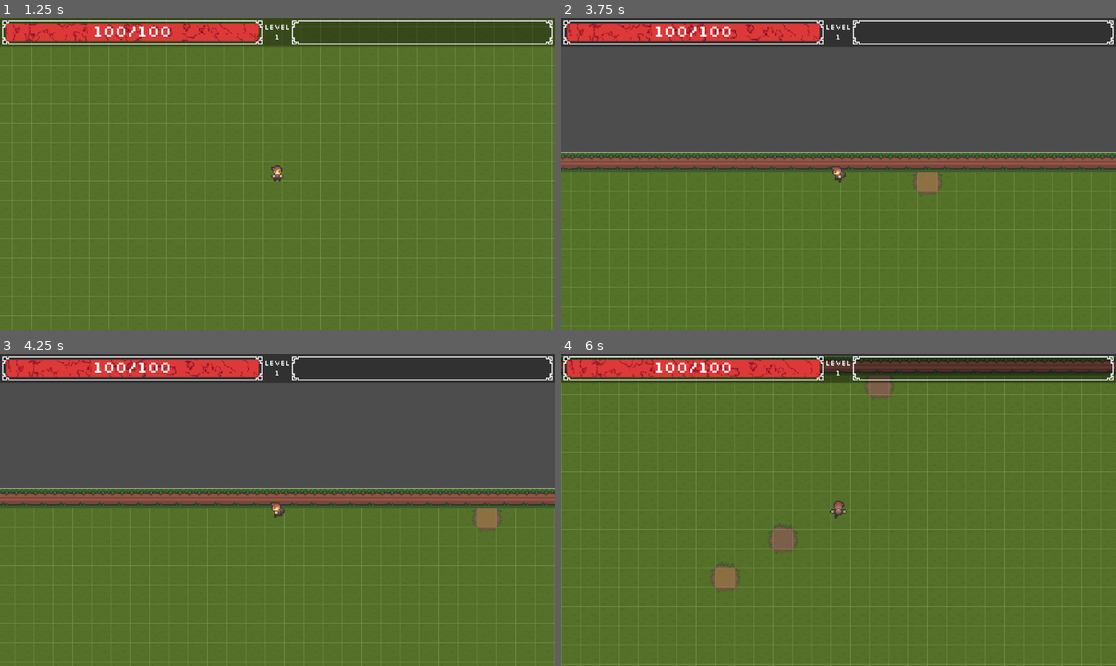
Above: before the commit, frames 1-4 (two rows, left to right).
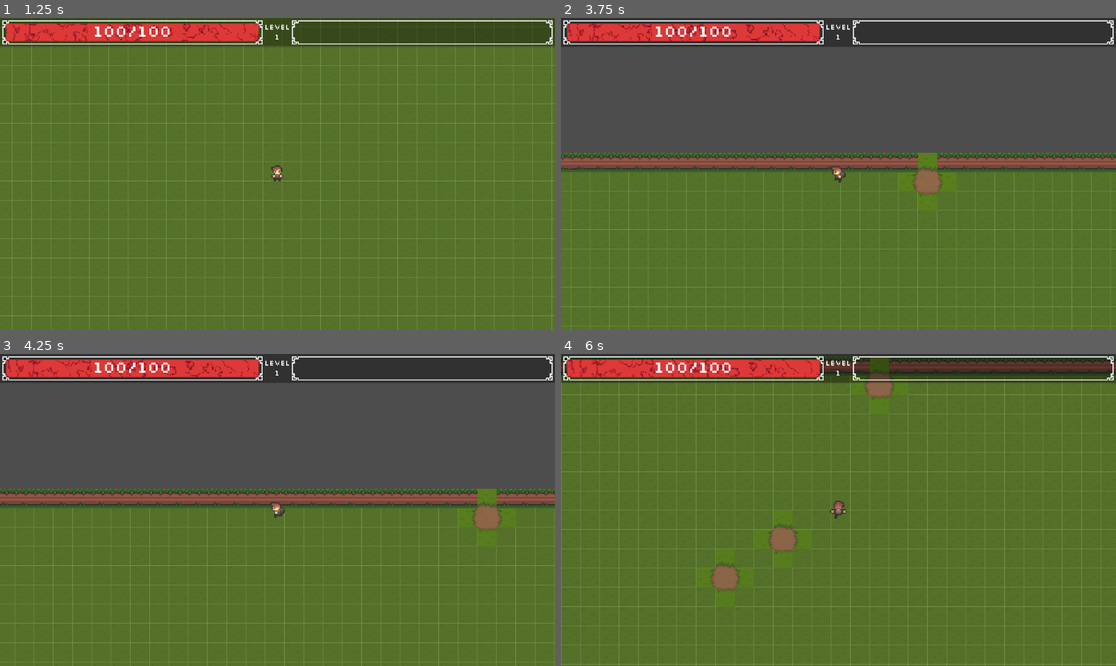
Above: after the commit, the same moments.

Repository: AlexFlasch/survivor-farm
Game: Godot game, scene res://scenes/levels/MainMenu.tscn
Same seed, same stepped clock (60 frames per second), same inputs: the game is played once before the commit and once after it.
Inputs (mouse positions are in pixels of both pictures, inside the frame that each line leads up to):
- Up to frame 1 (1.25 s): click "Play" at 0.5 s
- Up to frame 2 (3.75 s): tap Enter at 1.25 s; move the mouse to (810, 236) at 1.27 s; hold W (move_up) 1.28-2.78 s; click (810, 236) at 1.42 s; move the mouse to (1005, 220) at 2.02 s; click (1005, 220) at 2.17 s; move the mouse to (672, 127) at 2.77 s; hold A (move_left) from 2.78 s (still down); click (672, 127) at 2.92 s; move the mouse to (866, 174) at 3.52 s; click (866, 174) at 3.67 s
- Up to frame 3 (4.25 s): keep holding A (move_left)
- Up to frame 4 (6 s): move the mouse to (755, 432) at 4.27 s; release A (move_left) at 4.28 s; hold S (move_down) 4.28-5.03 s; click (755, 432) at 4.42 s; move the mouse to (960, 494) at 5.02 s; hold D (move_right) 5.03-5.78 s; click (960, 494) at 5.17 s; move the mouse to (727, 525) at 5.77 s; hold W (move_up) from 5.78 s (still down); click (727, 525) at 5.92 s

Frame 1 is identical in both runs. In frame 2, 0.4% of the frame differs, in the area x 0-100%, y 42-62%; in frame 3, 0.4%; in frame 4, 0.5%, in the area x 0-100%, y 0-82%.

Commit message:
refactor: migrate tilling/planting logic

Diff:
--- a/scenes/levels/World.tscn
+++ b/scenes/levels/World.tscn
@@ -6,6 +6,7 @@
 [ext_resource type="Script" uid="uid://xfp6xjuqjvec" path="res://scenes/levels/day_night_cycle.gd" id="3_efo0y"]
 [ext_resource type="Script" uid="uid://dv6q8k1pyovv6" path="res://scenes/levels/borders.gd" id="3_ombib"]
 [ext_resource type="PackedScene" uid="uid://b0imqsniiwk8a" path="res://scenes/utilities/enemy_spawner.tscn" id="4_ps7a7"]
+[ext_resource type="Script" uid="uid://dn04j3u3l38wy" path="res://scenes/levels/soil.gd" id="4_xrdug"]
 [ext_resource type="Script" uid="uid://b4p8bgmd8wo27" path="res://scripts/EnemyData.gd" id="5_ku22y"]
 [ext_resource type="PackedScene" uid="uid://dmirppl86plxh" path="res://scenes/entities/Enemies/Zombie/Zombie.tscn" id="6_1mg1y"]
 [ext_resource type="PackedScene" uid="uid://dkrttbpcxtagk" path="res://scenes/levels/pause_menu.tscn" id="7_1mg1y"]
@@ -43,6 +44,10 @@
 tile_set = ExtResource("1_v31nu")
 script = ExtResource("3_ombib")
 
+[node name="Soil" type="TileMapLayer" parent="."]
+tile_set = ExtResource("1_v31nu")
+script = ExtResource("4_xrdug")
+
 [node name="Player" parent="." instance=ExtResource("2_sgwbd")]
 position = Vector2(572, 298)
 
--- a/scenes/levels/ground.gd
+++ b/scenes/levels/ground.gd
@@ -1,60 +1,9 @@
 extends TileMapLayer
 
 @export var grid_color : Color = Color(1, 1, 1, 1)
-@export var hover_color: Color = Color(1, 1, 0, 0.5)
-@export var hover_invalid_color: Color = Color(1, 0, 0, 0.5) # Red color for invalid placement
-@export var terrain_set_id : int = 0
-@export var terrain_id     : int = 0
 
 @onready var grid_spacing : int = get_tile_set().get_tile_size().x
-var hovered_cell: Vector2i = Vector2i(-1, -1)
-
-# Dictionary mapping cell coordinates to the terrain (set, id) you placed there
-var placed_cells: Dictionary = {}
-# Dictionary mapping cell coordinates to the plant instance
-var planted_cells: Dictionary = {}
 var borders_layer: TileMapLayer = null
-
-func _input(event: InputEvent) -> void:
-	if event is InputEventMouseMotion:
-		var local_mouse_pos: Vector2 = get_local_mouse_position()
-		hovered_cell.x = int(local_mouse_pos.x / grid_spacing)
-		hovered_cell.y = int(local_mouse_pos.y / grid_spacing)
-
-	if event is InputEventMouseButton and event.button_index == MOUSE_BUTTON_LEFT and event.pressed:
-		if hovered_cell.x >= 0 and hovered_cell.y >= 0:
-			if is_not_border(hovered_cell):
-				# If cell is already tilled, try to plant
-				if placed_cells.has(hovered_cell):
-					if not planted_cells.has(hovered_cell):
-						var selected_plant_key = GameManager.selected_plant
-						if GameManager.plant_scenes.has(selected_plant_key):
-							var plant_scene = GameManager.plant_scenes[selected_plant_key]
-							var plant = plant_scene.instantiate()
-							var cell_center = map_to_local(hovered_cell) + Vector2(grid_spacing, grid_spacing) * 0.5
-							plant.position = cell_center
-							plant.z_index = 0
-							get_parent().add_child(plant)
-							planted_cells[hovered_cell] = plant
-						else:
-							print("Selected plant scene not found: ", selected_plant_key)
-					else:
-						print("Already have plant at ", hovered_cell)
-					return
-				# only place if we haven't placed here yet
-				if not placed_cells.has(hovered_cell):
-					set_cells_terrain_connect([hovered_cell], terrain_set_id, terrain_id, false)
-					placed_cells[hovered_cell] = Vector2i(terrain_set_id, terrain_id)
-				else:
-					print("Already have terrain at ", hovered_cell)
-			else:
-				print("Cannot place tile on border at ", hovered_cell)
-
-func is_not_border(cell: Vector2i) -> bool:
-	# Check if there's a border at this position
-	if borders_layer and borders_layer.get_cell_source_id(cell) < 0:
-		return true
-	return false
 
 func _draw() -> void:
 	var bounds: Rect2i = get_used_rect()
@@ -66,12 +15,6 @@
 		var start: Vector2 = Vector2(bounds.position.x * grid_spacing, y * grid_spacing)
 		var end: Vector2   = Vector2((bounds.position.x + bounds.size.x) * grid_spacing, y * grid_spacing)
 		draw_line(start, end, grid_color)
-	if hovered_cell.x >= 0 and hovered_cell.y >= 0:
-		var can_place: bool  = is_not_border(hovered_cell)
-		var hover_col: Color = hover_color if can_place else hover_invalid_color
-		var rect: Rect2      = Rect2(hovered_cell.x * grid_spacing, hovered_cell.y * grid_spacing,
-		grid_spacing, grid_spacing)
-		draw_rect(rect, hover_col, true)
 
 func _process(delta: float) -> void:
 	queue_redraw()
--- /dev/null
+++ b/scenes/levels/soil.gd
@@ -0,0 +1,83 @@
+extends TileMapLayer
+
+@export var hover_color: Color = Color(1, 1, 0, 0.5)
+@export var hover_invalid_color: Color = Color(1, 0, 0, 0.5) # Red color for invalid placement
+@export var terrain_set_id : int = 0
+@export var terrain_id     : int = 0
+
+@onready var grid_spacing : int = get_tile_set().get_tile_size().x
+var hovered_cell: Vector2i = Vector2i(-1, -1)
+
+# Dictionary mapping cell coordinates to the terrain (set, id) you placed there
+var placed_cells: Dictionary = {}
+# Dictionary mapping cell coordinates to the plant instance
+var planted_cells: Dictionary = {}
+var borders_layer: TileMapLayer = null
+
+func _input(event: InputEvent) -> void:
+	if event is InputEventMouseMotion:
+		var local_mouse_pos: Vector2 = get_local_mouse_position()
+		hovered_cell.x = int(local_mouse_pos.x / grid_spacing)
+		hovered_cell.y = int(local_mouse_pos.y / grid_spacing)
+
+	if event is InputEventMouseButton and event.button_index == MOUSE_BUTTON_LEFT and event.pressed:
+		if hovered_cell.x >= 0 and hovered_cell.y >= 0:
+			if is_not_border(hovered_cell):
+				# Step 1: If not tilled yet, till the soil
+				if not placed_cells.has(hovered_cell):
+					set_cells_terrain_connect([hovered_cell], terrain_set_id, terrain_id, false)
+					placed_cells[hovered_cell] = Vector2i(terrain_set_id, terrain_id)
+					print("Tilled soil at ", hovered_cell)
+				# Step 2: If already tilled but not planted, plant a seed
+				elif not planted_cells.has(hovered_cell):
+					var selected_plant_key = GameManager.selected_plant
+					if GameManager.plant_scenes.has(selected_plant_key):
+						var plant_scene = GameManager.plant_scenes[selected_plant_key]
+						var plant = plant_scene.instantiate()
+						var cell_center = map_to_local(hovered_cell) + Vector2(grid_spacing, grid_spacing) * 0.5
+						plant.position = cell_center
+						plant.z_index = 0
+						get_parent().add_child(plant)
+						planted_cells[hovered_cell] = plant
+						print("Planted ", selected_plant_key, " at ", hovered_cell)
+					else:
+						print("Selected plant scene not found: ", selected_plant_key)
+				else:
+					print("Already have plant at ", hovered_cell)
+			else:
+				print("Cannot place tile on border at ", hovered_cell)
+
+func is_not_border(cell: Vector2i) -> bool:
+	# Check if there's a border at this position
+	if borders_layer and borders_layer.get_cell_source_id(cell) < 0:
+		return true
+	return false
+
+func can_plant(cell: Vector2i) -> bool:
+	# Check if cell is tilled and has no plant already
+	return placed_cells.has(cell) and not planted_cells.has(cell)
+
+func _draw() -> void:
+	# Only draw the hover indicator, no grid
+	if hovered_cell.x >= 0 and hovered_cell.y >= 0:
+		var can_place: bool = is_not_border(hovered_cell)
+		var hover_col: Color = hover_color if can_place else hover_invalid_color
+		var rect: Rect2 = Rect2(hovered_cell.x * grid_spacing, hovered_cell.y * grid_spacing,
+		grid_spacing, grid_spacing)
+		draw_rect(rect, hover_col, true)
+
+func _process(delta: float) -> void:
+	queue_redraw()
+
+func _ready() -> void:
+	# Get reference to the borders layer from GameManager
+	if GameManager.get_borders():
+		borders_layer = GameManager.get_borders()
+	else:
+		# Find the borders layer in the parent TileMap node
+		var parent: Node = get_parent()
+		if parent:
+			for child in parent.get_children():
+				if child.get_script() and child.get_script().resource_path.ends_with("borders.gd"):
+					borders_layer = child
+					break
Not shown: 1 places in scenes/levels/World.tscn that only renumber resources
Not shown, added: scenes/levels/soil.gd.uid
